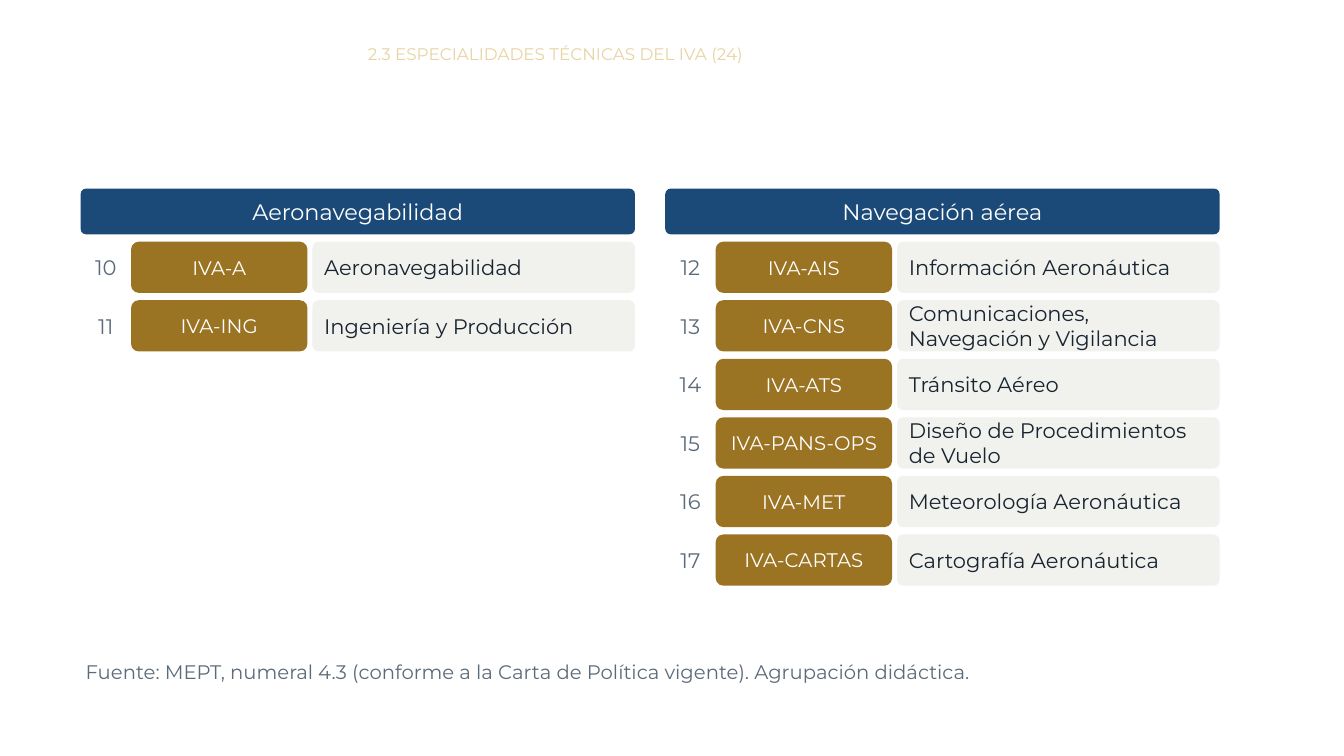
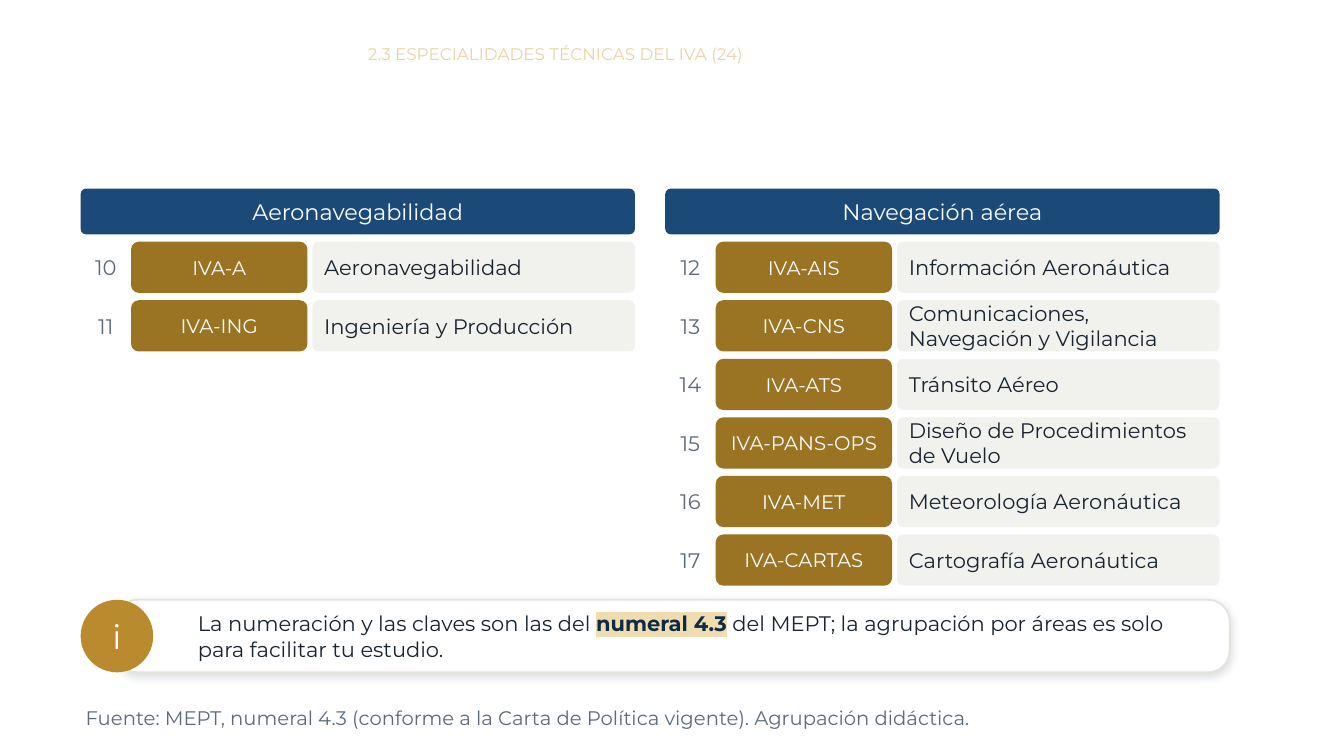
Before and after one commit to jmfigueroah01-creator/Curso-MEPT-OJT, a slide deck: slide 19 of modulo2.pptx (slide 12 before the commit). Drawn at 1344x756 pixels with LibreOffice and Linux fonts; fonts in the diff are those of the drawing; background and template pictures are left out. Boxes give left, top, right and bottom in pixels: in the first picture for what was removed or moved away, otherwise in the second. Text is boxed around its words. In the diff, an @@ line names an element or a change of style, - is before the commit and + after.

```diff
--- a/modulo2.pptx
+++ b/modulo2.pptx
@@ ellipse added at bbox=[81, 600, 153, 673], fill #B98A2E, 24 pt, text #FFFFFF @@
+i
@@ rounded rectangle added at bbox=[116, 600, 1230, 673], fill #FFFFFF, outline #E4E2DA 1.25 pt, 15 pt, text #182430 @@
+La numeración y las claves son las del numeral 4.3 del MEPT; la agrupación por áreas es solo para facilitar tu estudio.
@@ text "Fuente: MEPT, numeral 4.3 (conforme ...": place and size @@
-text "Fuente: MEPT, numeral 4.3 (conforme ..." at bbox=[86, 664, 970, 683]
+text "Fuente: MEPT, numeral 4.3 (conforme ..." at bbox=[86, 710, 970, 729]
```
Also in this commit, not shown: 5 other slides changed, 8 slides added, 1 other file.
